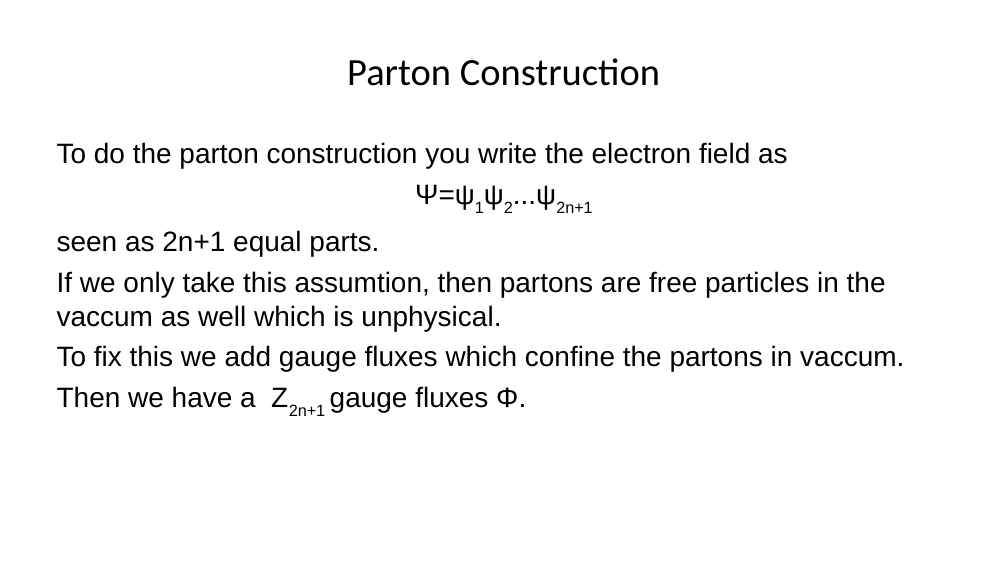
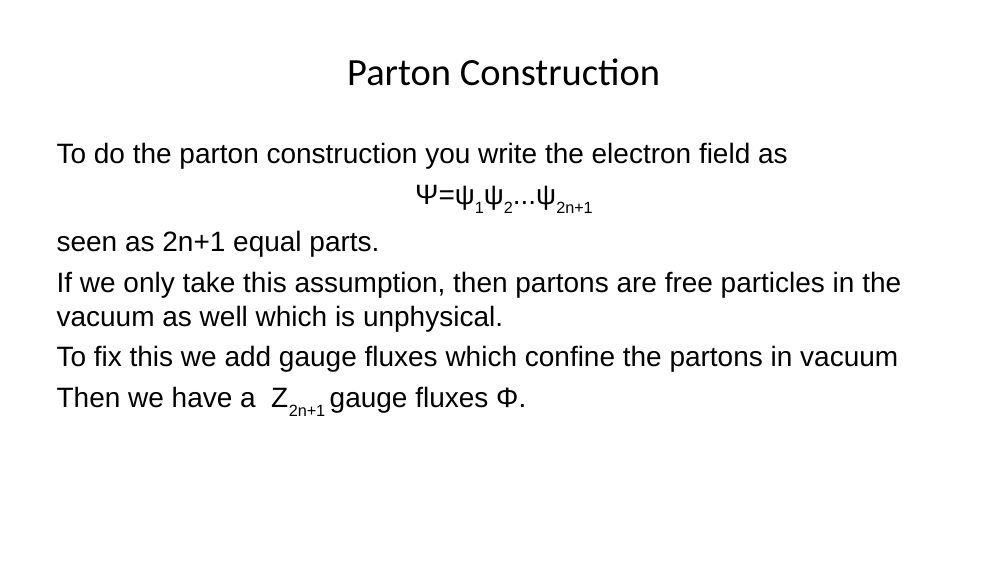
Before and after one commit to asirota12/Thesis, a slide deck: slide 29 of Thesis2.odp (slide 22 before the commit). Drawn at 1008x567 pixels with LibreOffice and Linux fonts; fonts in the diff are those of the drawing. Boxes give left, top, right and bottom in pixels: in the first picture for what was removed or moved away, otherwise in the second. Text is boxed around its words. In the diff, an @@ line names an element or a change of style, - is before the commit and + after.

```diff
--- a/Thesis2.odp
+++ b/Thesis2.odp
@@ text at (57,271,901,371): text changed @@
-If we only take this assumtion, then partons are free particles in the vaccum as well which is unphysical.
-To fix this we add gauge fluxes which confine the partons in vaccum.
+If we only take this assumption, then partons are free particles in the vacuum as well which is unphysical.
+To fix this we add gauge fluxes which confine the partons in vacuum
```
Also in this commit, not shown: 21 other slides changed, 16 slides added, 2 slides removed, 23 other files.
